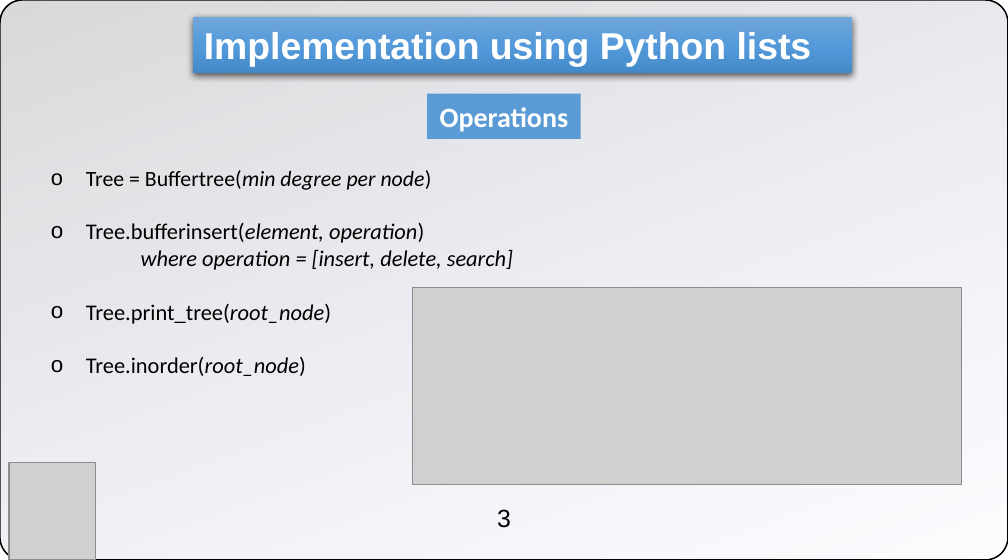
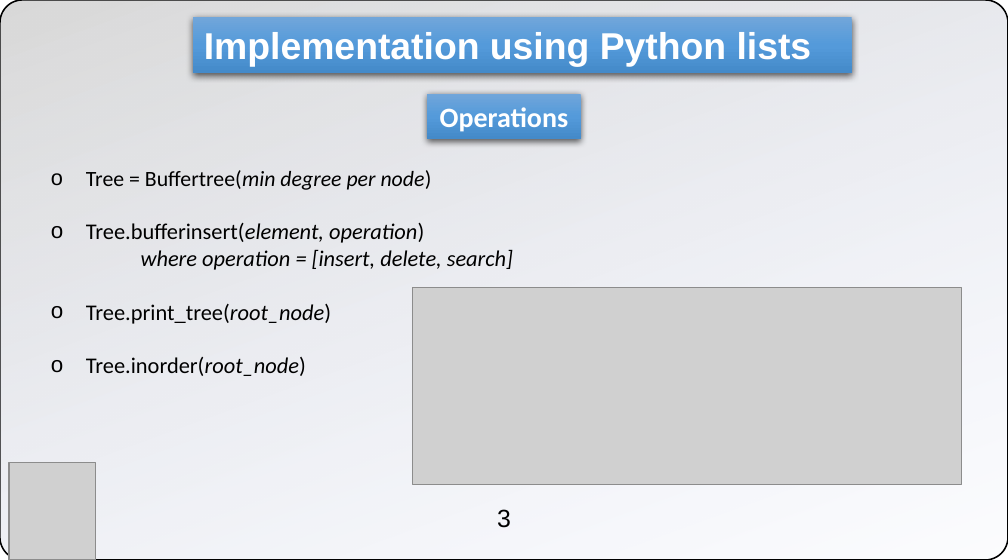
Before and after one commit to m-sabihul-hasan/cs201-s20-final-project-lightning-panthers, a slide deck: slide 3 of Buffer Tree - Poster Presentation.pptx. Drawn at 1008x560 pixels with LibreOffice and Linux fonts; fonts in the diff are those of the drawing; grey boxes stand for pictures; background and template pictures are left out. Boxes give left, top, right and bottom in pixels: in the first picture for what was removed or moved away, otherwise in the second. Text is boxed around its words. In the diff, an @@ line names an element or a change of style, - is before the commit and + after.

```diff
--- a/Buffer Tree - Poster Presentation.pptx
+++ b/Buffer Tree - Poster Presentation.pptx
@@ rectangle "Operations" at box(427, 94, 580, 139): fill #5B9BD5 to gradient #71A6DB to #559BDB to #448ACA; shadow on @@
```
Also in this commit, not shown: 3 other slides changed.
